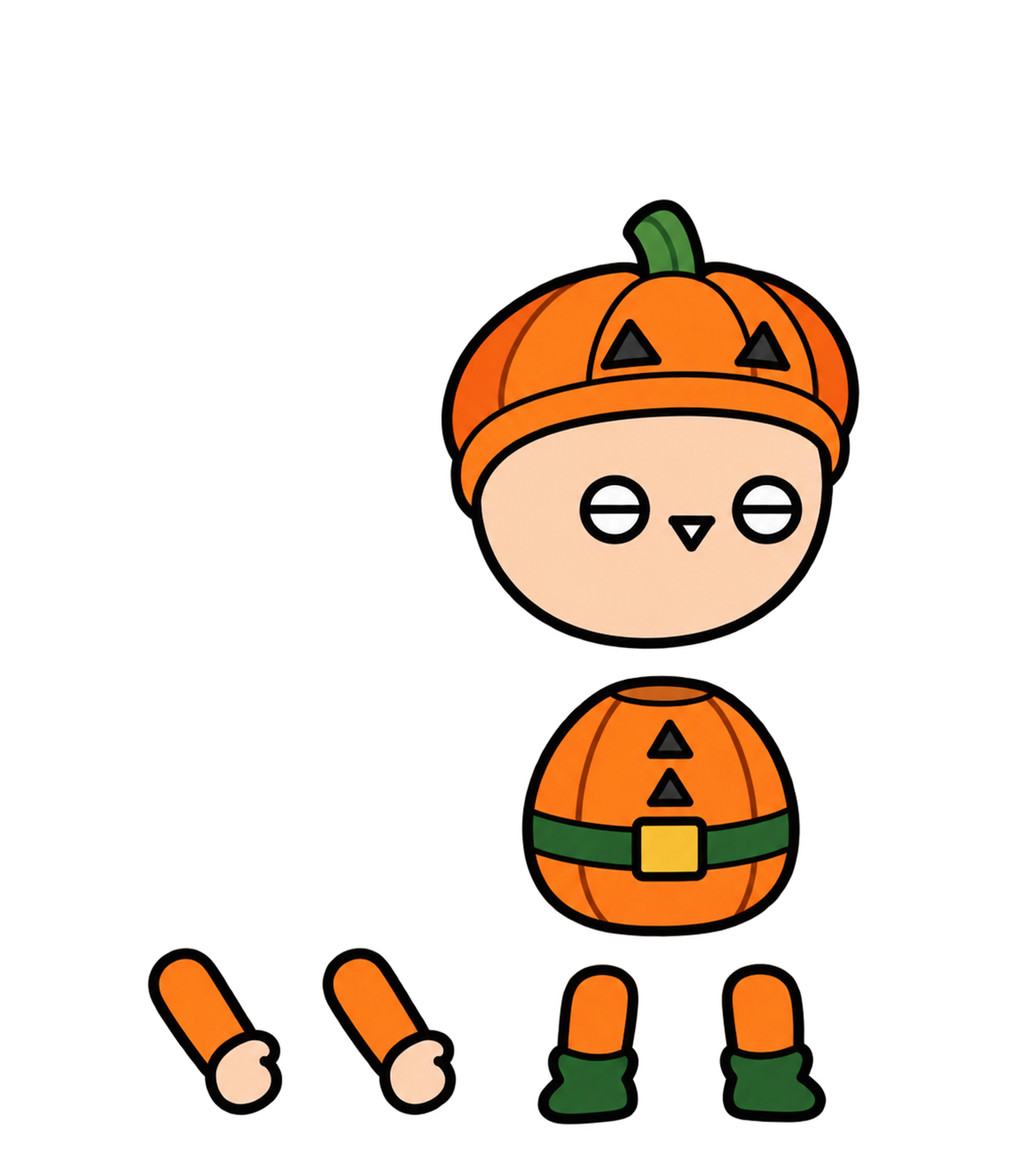
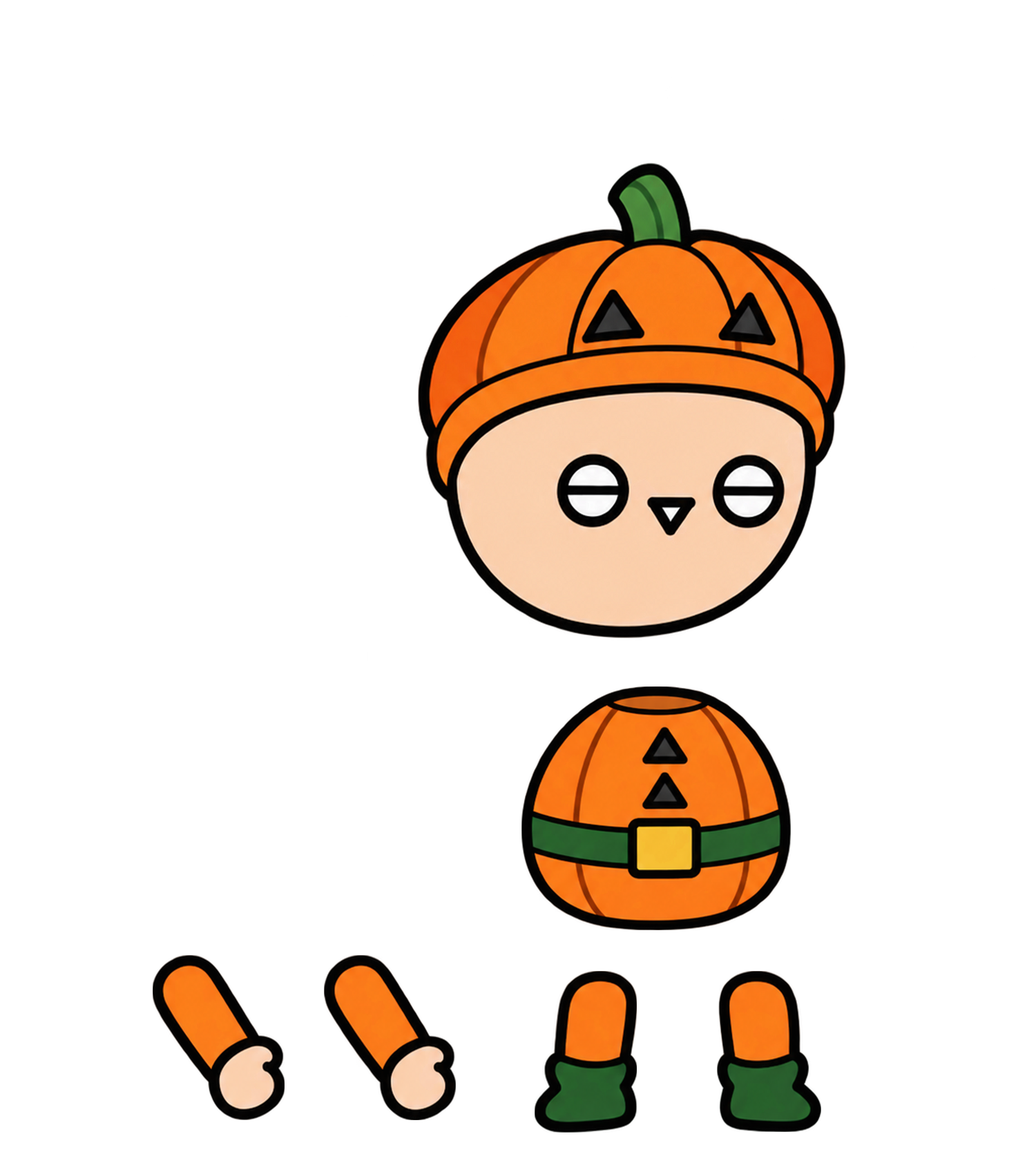
Two versions of the same layered image (1036px x 1174px). Layer-by-layer changes:
painted on "머리" over [234, 160, 862, 680]
painted on "몸통" over [520, 674, 802, 939]
painted on "팔1" over [145, 918, 285, 1120]
painted on "팔2" over [320, 947, 457, 1120]
painted on "다리1" over [534, 963, 640, 1133]
painted on "다리2" over [716, 962, 827, 1132]
